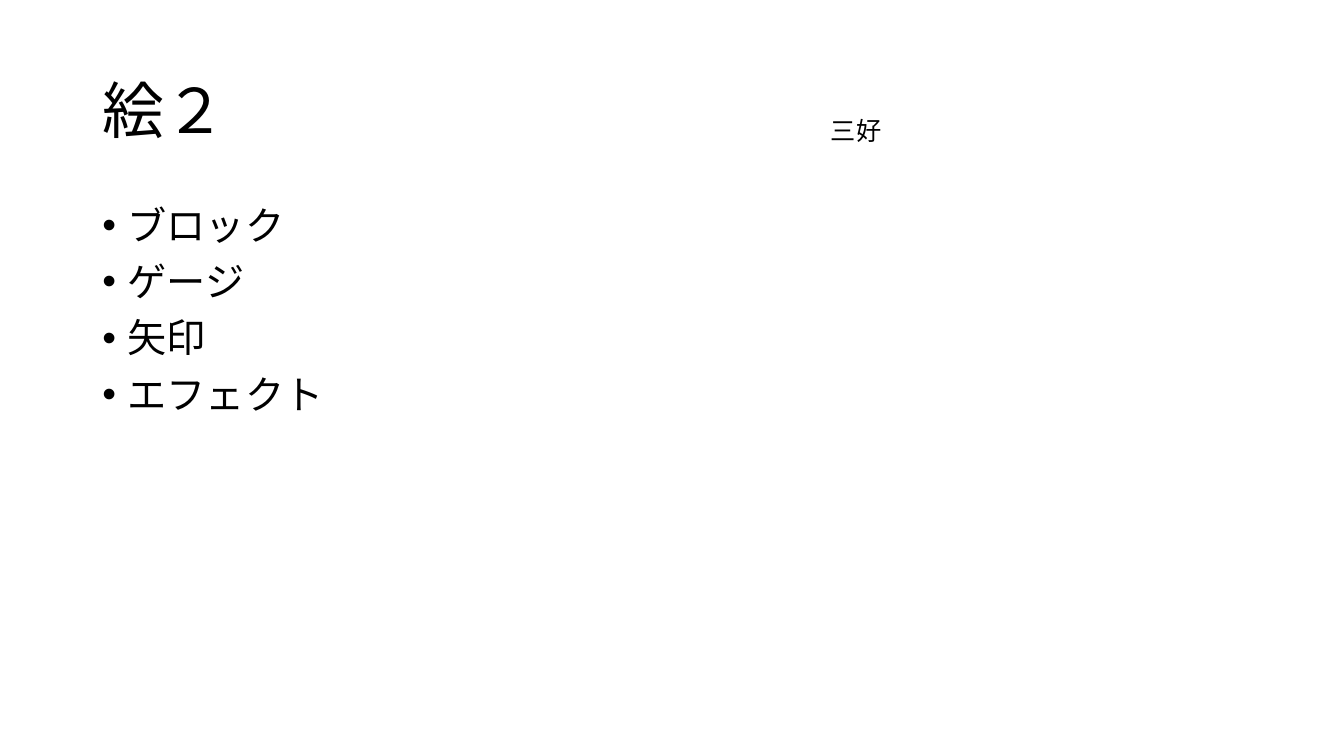
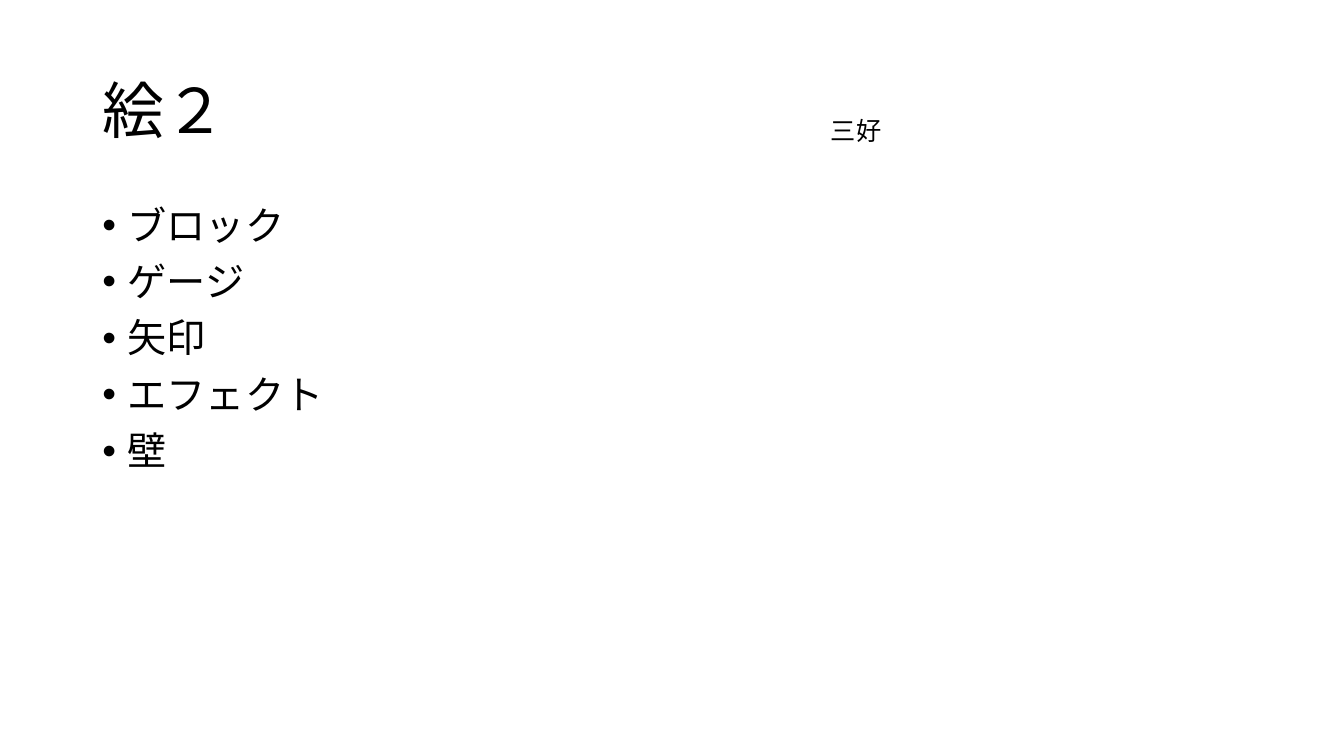
Before and after one commit to yuzasan/I_team2, a slide deck: slide 11 of モンスト(仮)仕様書.pptx (slide 8 before the commit). Drawn at 1344x756 pixels with LibreOffice and Linux fonts; fonts in the diff are those of the drawing. Boxes give left, top, right and bottom in pixels: in the first picture for what was removed or moved away, otherwise in the second. Text is boxed around its words. In the diff, an @@ line names an element or a change of style, - is before the commit and + after.

```diff
--- a/モンスト(仮)仕様書.pptx
+++ b/モンスト(仮)仕様書.pptx
@@ text at [128,432,167,467]: paragraph added @@
+• 壁
```
Also in this commit, not shown: 3 other slides changed, 1 slide added, 1 other file.
